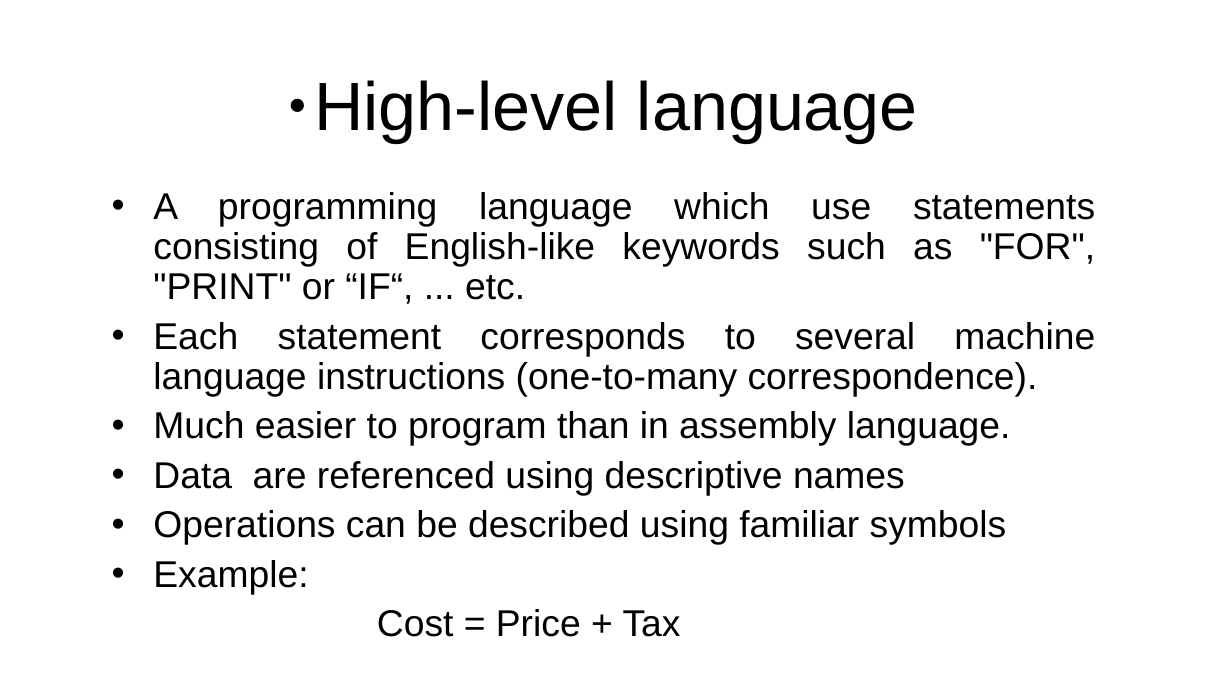
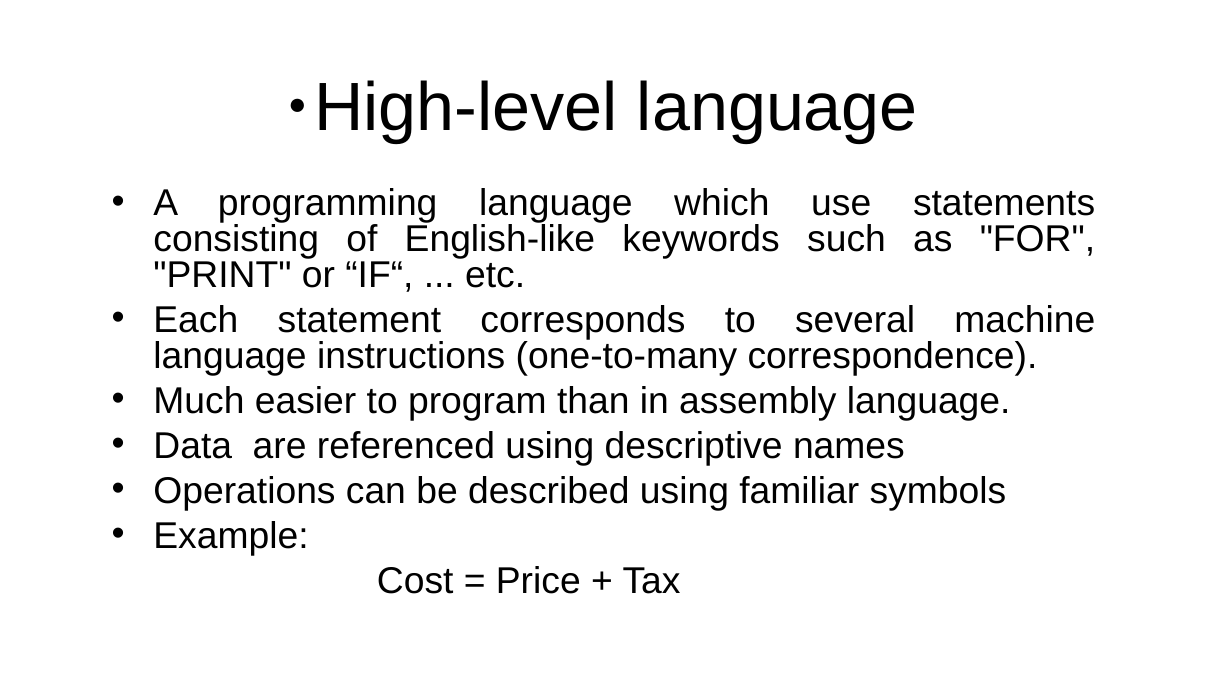
Before and after one commit to UsmanTahirKiani/visualizations, a slide deck: slide 7 of BDA.pptx (slide 5 before the commit). Drawn at 1232x693 pixels with LibreOffice and Linux fonts; fonts in the diff are those of the drawing. Boxes give left, top, right and bottom in pixels: in the first picture for what was removed or moved away, otherwise in the second. Text is boxed around its words. In the diff, an @@ line names an element or a change of style, - is before the commit and + after.

```diff
--- a/BDA.pptx
+++ b/BDA.pptx
@@ text "A programming language which use ..." at [153, 188, 1095, 594]: line spacing 0.9 to 0.8 @@
```
Also in this commit, not shown: 2 other slides changed, 2 slides added.
